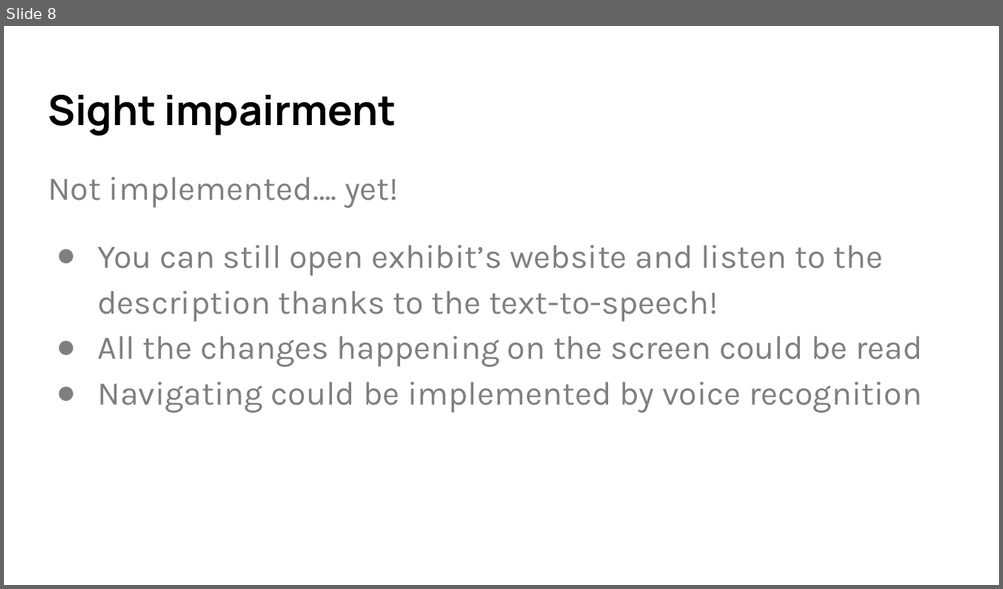
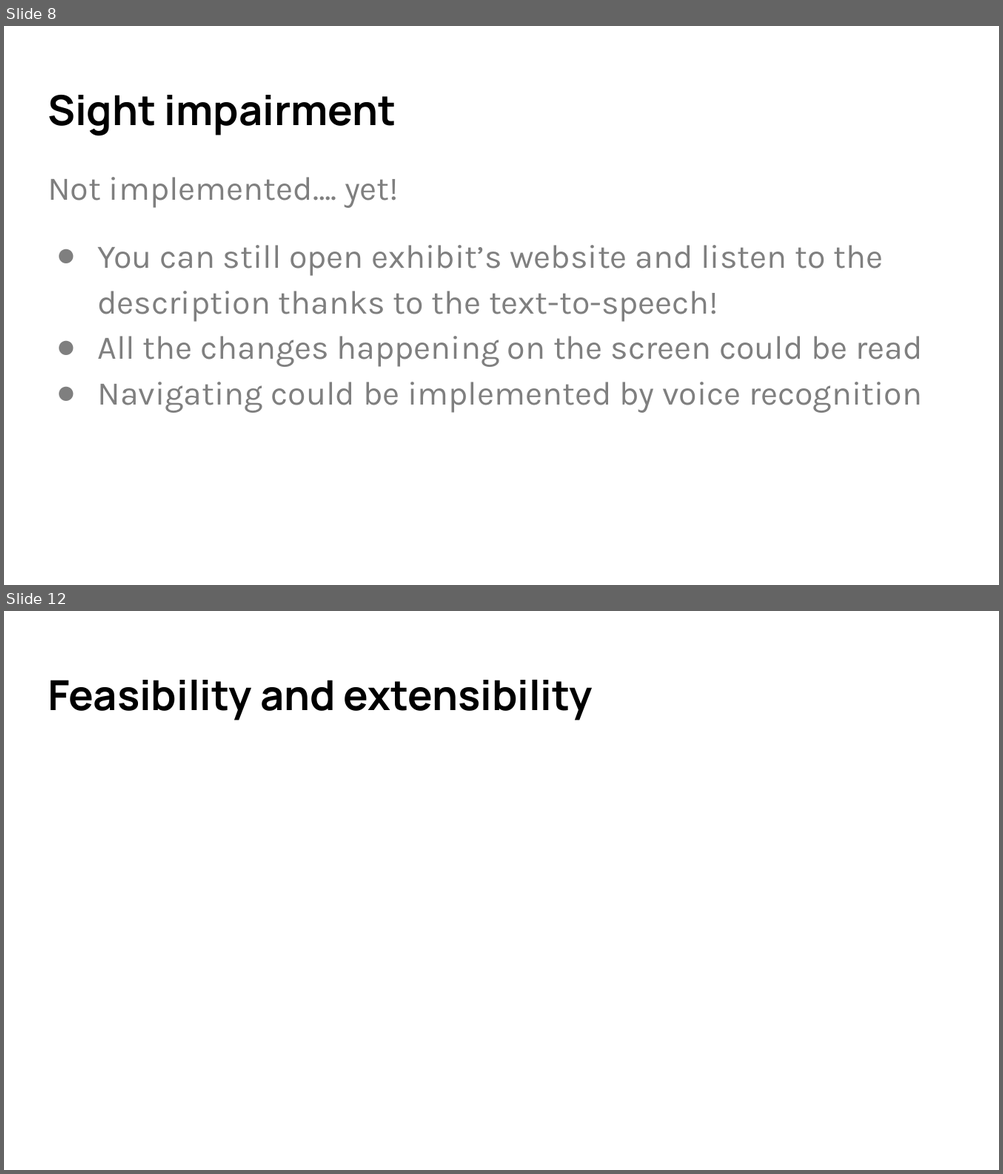
Before and after one commit to Glasgow19/team-5, a slide deck: presentation.pptx. Shown one above the other, each under a label of ours: slide 8 before the commit, slides 8 and 12 after it; the slides between them are not shown. The pictures are 1003x589 and 1003x1174 pixels, drawn with LibreOffice and Linux fonts; fonts in the diff are those of the drawing. Boxes give left, top, right and bottom in pixels: in the first picture for what was removed or moved away, otherwise in the second. Text is boxed around its words. In the diff, an @@ line names an element or a change of style, - is before the commit and + after.

```diff
--- a/presentation.pptx
+++ b/presentation.pptx
@@ slide 12 added at [4, 611, 999, 1170], background #FFFFFF @@
@@ title added at [48, 680, 592, 721], 30 pt, text #000000, bold @@
+Feasibility and extensibility
```
Also in this commit, not shown: 3 slides changed.
